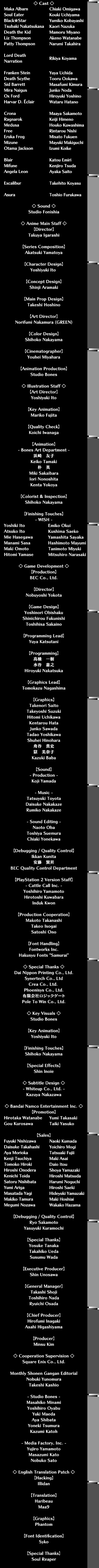
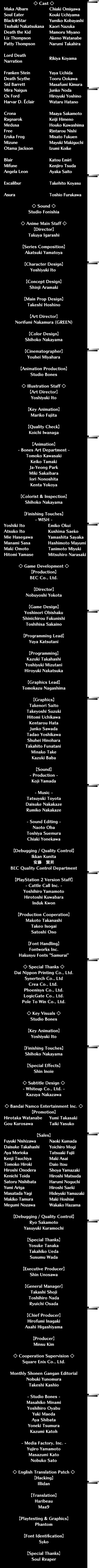
Before/after of a (99, 1568) layered artwork. What changed in the layer stack:
painted on "◇ Sound ◇ Studio Fonishia ◇ Anime Main Staff ◇ 【Director】 Taku" over [left=19, top=453, right=68, bottom=1521]
hid "Layer 1" over [left=19, top=2, right=99, bottom=1568]
